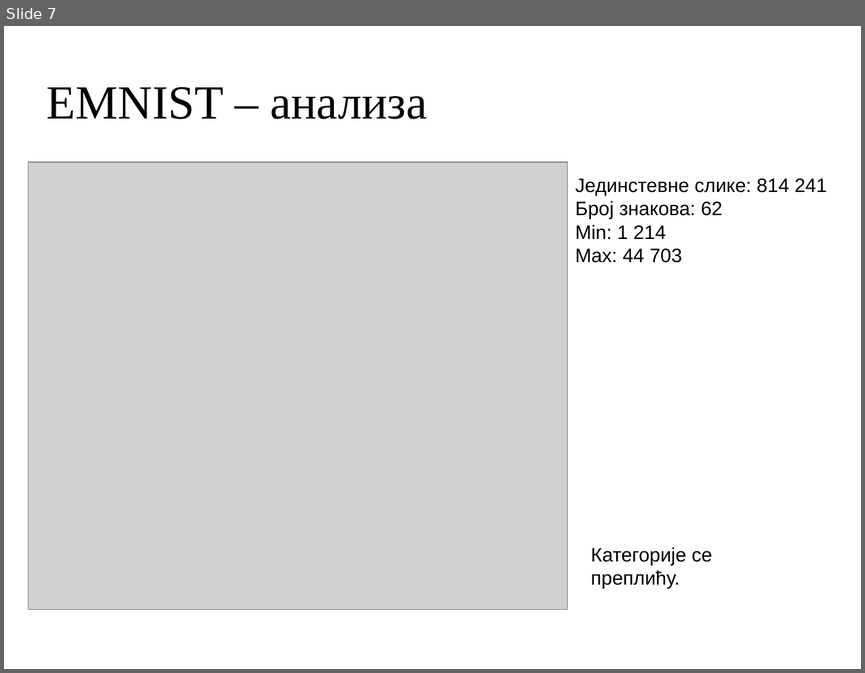
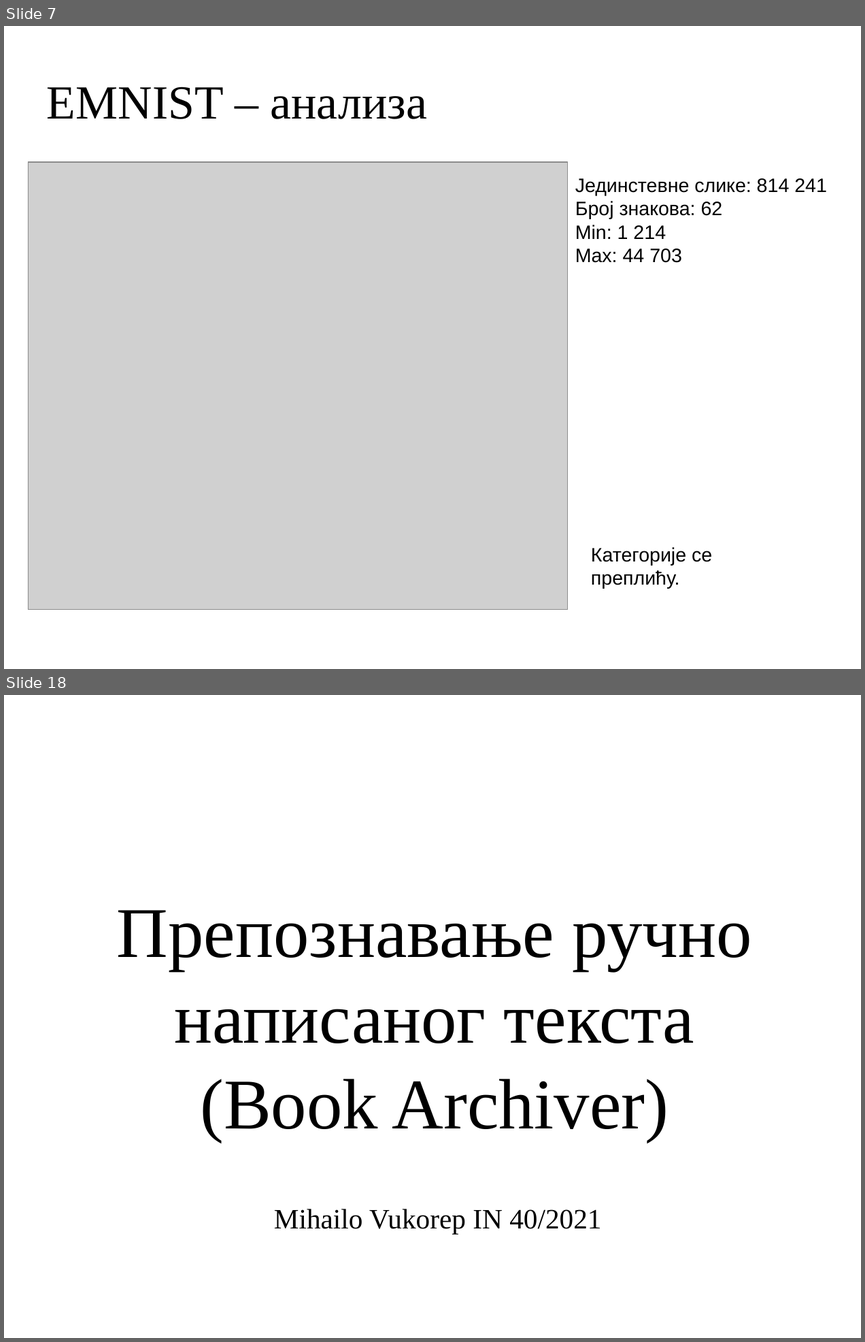
Before and after one commit to MihailoVukorep/mitnop_proj, a slide deck: docs/presentation.odp. Shown one above the other, each under a label of ours: slide 7 before the commit, slides 7 and 18 after it; the slides between them are not shown. The pictures are 865x673 and 865x1342 pixels, drawn with LibreOffice and Linux fonts; fonts in the diff are those of the drawing; grey boxes stand for pictures; background and template pictures are left out. Boxes give left, top, right and bottom in pixels: in the first picture for what was removed or moved away, otherwise in the second. Text is boxed around its words. In the diff, an @@ line names an element or a change of style, - is before the commit and + after.

```diff
--- a/docs/presentation.odp
+++ b/docs/presentation.odp
@@ slide 18 added at <box>4,695,861,1338</box>, background picture (left out) @@
@@ title added at <box>117,910,751,1142</box>, 66 pt, text #000000 @@
+Препознавање ручно
+написаног текста
+(Book Archiver)
@@ text added at <box>274,1208,601,1234</box>, 26 pt, text #000000 @@
+Mihailo Vukorep IN 40/2021
```
Also in this commit, not shown: 3 slides changed, 9 other slides added, 7 slides removed, 3 other files.
